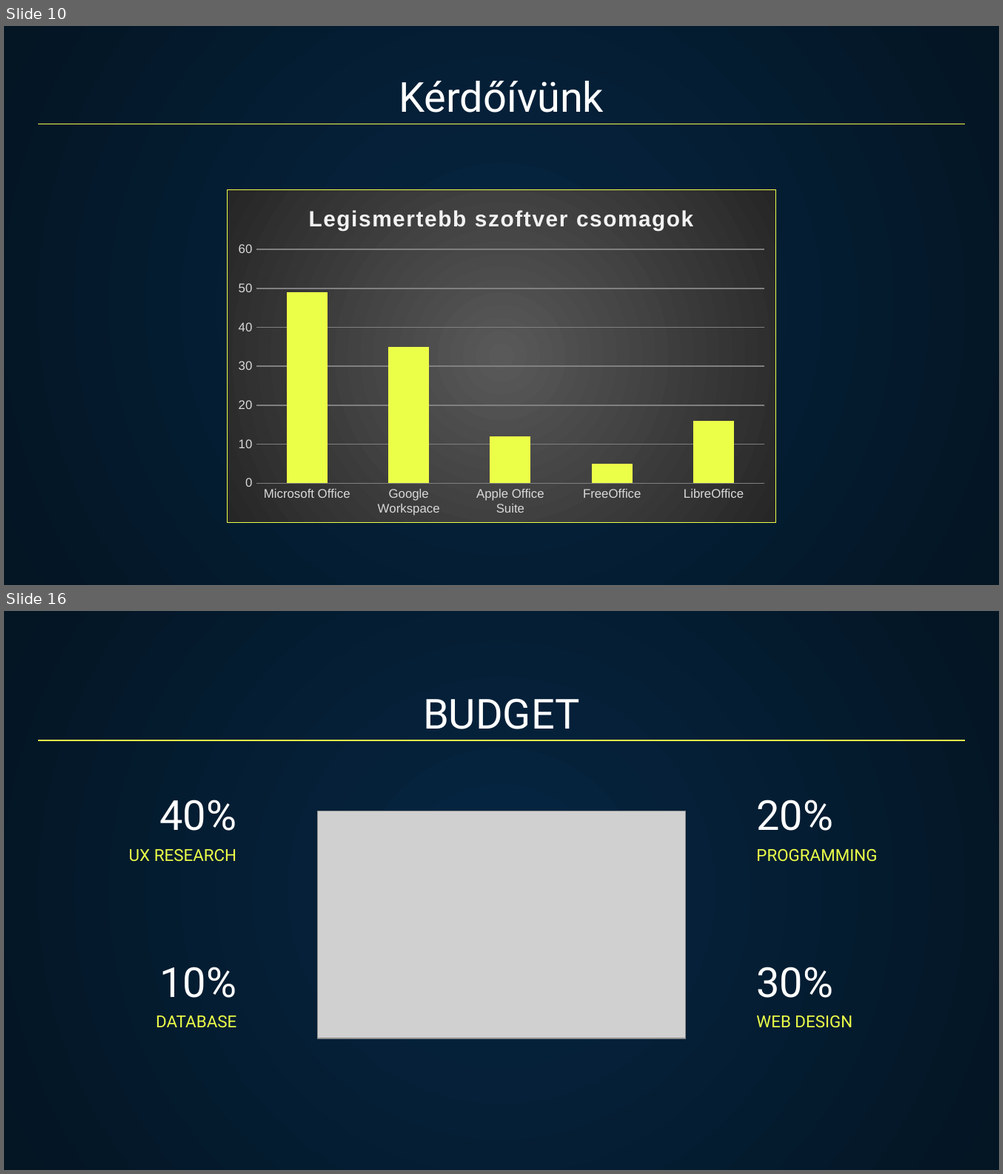
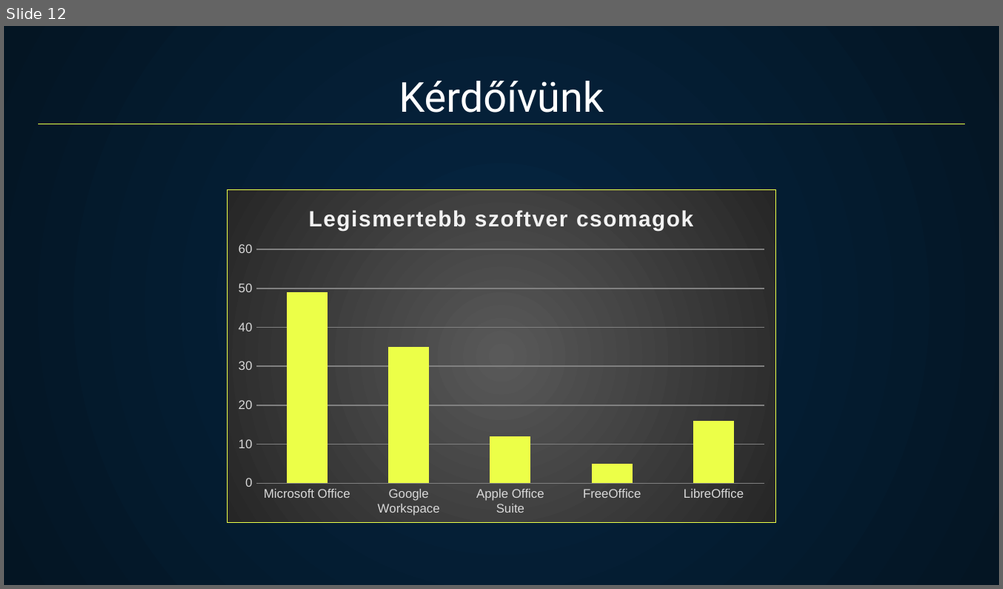
Before and after one commit to Berci5595/Venom, a slide deck: Venom.pptx. Shown one above the other, each under a label of ours: slides 10 and 16 before the commit, slide 12 after it; the slides between them are not shown. The pictures are 1003x1174 and 1003x589 pixels, drawn with LibreOffice and Linux fonts; fonts in the diff are those of the drawing; grey boxes stand for pictures. Boxes give left, top, right and bottom in pixels: in the first picture for what was removed or moved away, otherwise in the second. Text is boxed around its words. In the diff, an @@ line names an element or a change of style, - is before the commit and + after.

```diff
--- a/Venom.pptx
+++ b/Venom.pptx
@@ slide 16 removed at [4, 611, 999, 1170], background gradient #052643 to #041523 @@
@@ title removed at [423, 698, 580, 729] @@
-BUDGET
@@ line removed from (38, 741) to (965, 741) @@
@@ title removed at [159, 800, 236, 831] @@
-40%
@@ title removed at [756, 800, 833, 831] @@
-20%
@@ picture removed at [317, 811, 686, 1039] @@
@@ text removed at [129, 849, 236, 862] @@
-UX RESEARCH
@@ title removed at [756, 849, 876, 862] @@
-PROGRAMMING
@@ title removed at [159, 967, 236, 998] @@
-10%
@@ title removed at [756, 967, 833, 998] @@
-30%
@@ title removed at [156, 1016, 236, 1028] @@
-DATABASE
@@ title removed at [756, 1016, 852, 1028] @@
-WEB DESIGN
@@ what was slide 10 is now slide 12 @@
```
Also in this commit, not shown: 4 slides added, 12 other slides removed.
